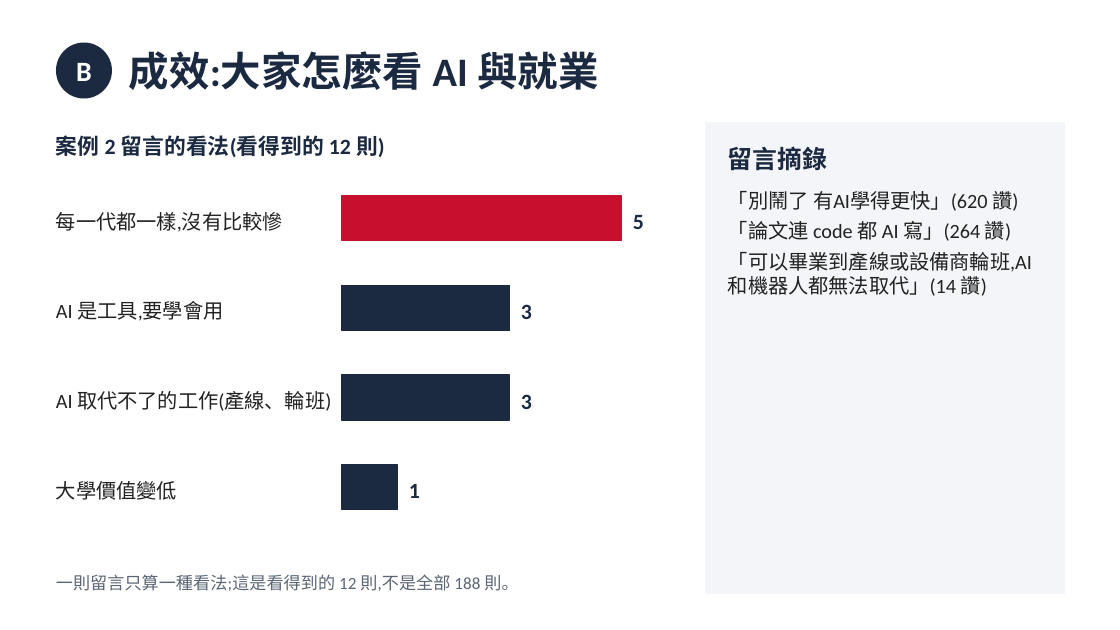
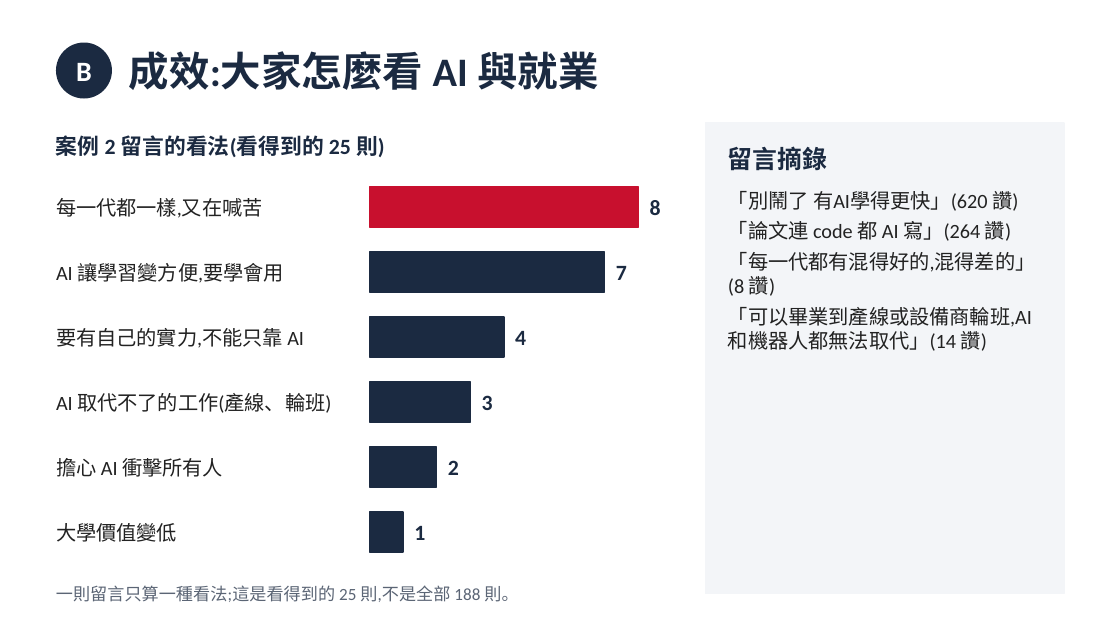
Before and after one commit to tobychien/project-hub, a slide deck: slide 6 of deliverables/邱偉浩-元智大學-10月B.pptx. Drawn at 1120x630 pixels with LibreOffice and Linux fonts; fonts in the diff are those of the drawing. Boxes give left, top, right and bottom in pixels: in the first picture for what was removed or moved away, otherwise in the second. Text is boxed around its words. In the diff, an @@ line names an element or a change of style, - is before the commit and + after.

```diff
--- a/deliverables/邱偉浩-元智大學-10月B.pptx
+++ b/deliverables/邱偉浩-元智大學-10月B.pptx
@@ text at box(56, 135, 385, 157): text changed @@
-案例 2 留言的看法(看得到的 12 則)
+案例 2 留言的看法(看得到的 25 則)
@@ text at box(56, 198, 263, 218): text changed @@
-每一代都一樣,沒有比較慘
+每一代都一樣,又在喊苦
@@ rectangle: place and size @@
-rectangle at box(342, 196, 622, 241)
+rectangle at box(370, 187, 638, 227)
@@ text added at box(650, 200, 661, 215), 14 pt, text #1B2A41, bold @@
+8
@@ text removed at box(633, 215, 644, 229) @@
-5
@@ text at box(56, 263, 284, 283): text changed @@
-AI 是工具,要學會用
+AI 讓學習變方便,要學會用
@@ rectangle added at box(370, 252, 605, 292), fill #1B2A41, outline #1B2A41 1 pt @@
@@ text added at box(616, 266, 627, 280), 14 pt, text #1B2A41, bold @@
+7
@@ text at box(728, 252, 1035, 296): paragraph added @@
+「每一代都有混得好的,混得差的」(8 讚)
@@ text added at box(56, 328, 304, 348), 13 pt, text #222222 @@
+要有自己的實力,不能只靠 AI
@@ rectangle: place and size @@
-rectangle at box(342, 286, 510, 330)
+rectangle at box(370, 317, 504, 357)
@@ text removed at box(521, 304, 532, 319) @@
-3
@@ text added at box(515, 331, 526, 345), 14 pt, text #1B2A41, bold @@
+4
@@ rectangle: place and size @@
-rectangle at box(342, 375, 510, 420)
+rectangle at box(370, 382, 470, 422)
@@ text "3": place and size @@
-text "3" at box(521, 394, 532, 409)
+text "3" at box(482, 395, 493, 410)
@@ rectangle: place and size @@
-rectangle at box(342, 465, 398, 510)
+rectangle at box(370, 447, 437, 487)
@@ text added at box(56, 458, 223, 477), 13 pt, text #222222 @@
+擔心 AI 衝擊所有人
@@ text added at box(448, 460, 459, 475), 14 pt, text #1B2A41, bold @@
+2
@@ text "大學價值變低": place and size @@
-text "大學價值變低" at box(56, 481, 177, 500)
+text "大學價值變低" at box(56, 523, 177, 542)
@@ text "1": place and size @@
-text "1" at box(409, 484, 420, 498)
+text "1" at box(414, 526, 425, 540)
@@ rectangle added at box(370, 512, 403, 552), fill #1B2A41, outline #1B2A41 1 pt @@
@@ text at box(56, 585, 518, 602): text changed @@
-一則留言只算一種看法;這是看得到的 12 則,不是全部 188 則。
+一則留言只算一種看法;這是看得到的 25 則,不是全部 188 則。
```
Also in this commit, not shown: 1 other slide changed, 1 other file.
